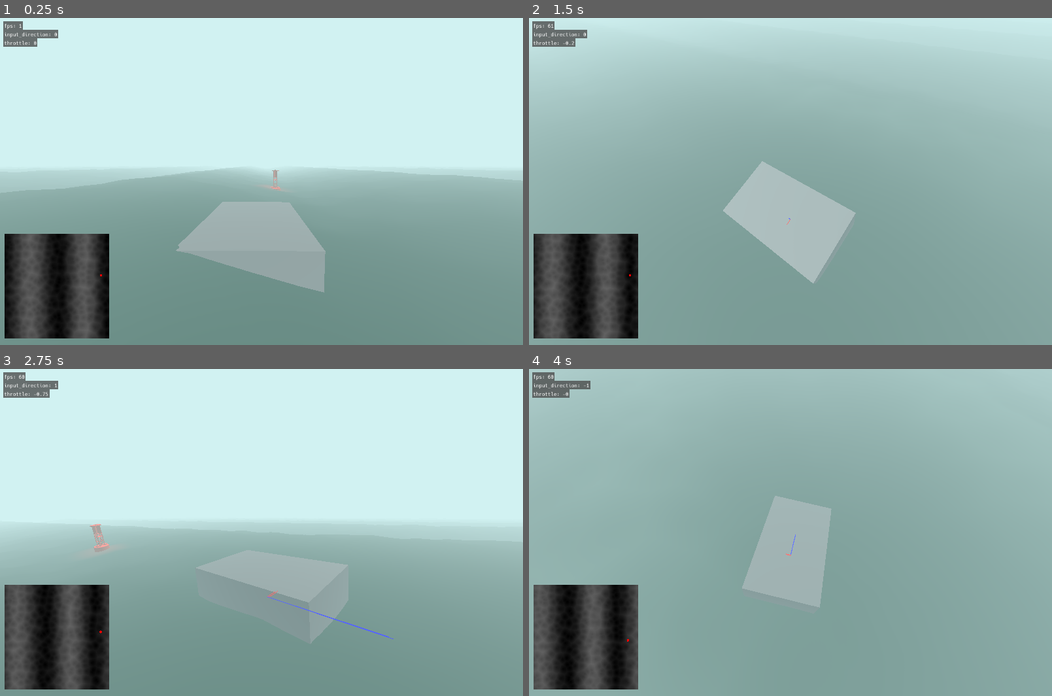
Above: before the commit, frames 1-4 (two rows, left to right).
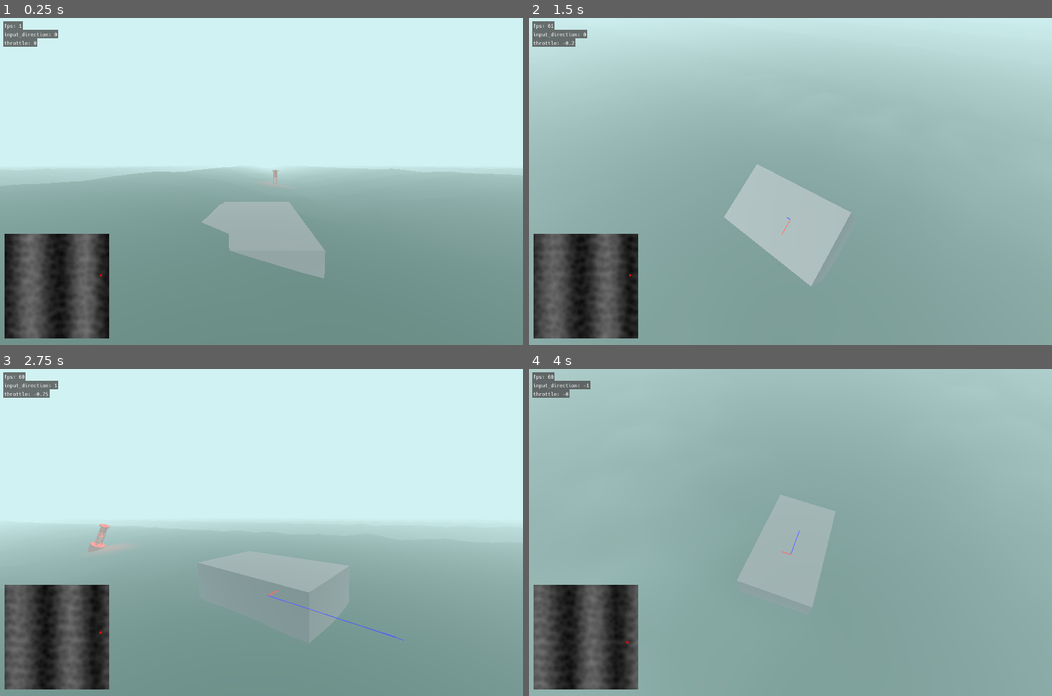
Above: after the commit, the same moments.

Repository: anthonyec/230904_godot_boat_game
Game: Godot game, scene res://main.tscn
The game is run twice, just before and just after one commit, with the same random seed, the same clock (stepped at 60 frames per second) and the same inputs.
Inputs (mouse positions are in pixels of both pictures, inside the frame that each line leads up to):
- Up to frame 1 (0.25 s): no input
- Up to frame 2 (1.5 s): tap Enter (ui_accept) at 0.5, 0.77, 1.25 s; move the mouse to (905, 165) at 0.52 s; hold D (turn_right) 0.53-1.28 s; move the mouse to (685, 197) at 1.27 s; hold Down (throttle_down) from 1.28 s (still down)
- Up to frame 3 (2.75 s): tap Enter (ui_accept) at 1.52 s; move the mouse to (313, 460) at 2.02 s; release Down (throttle_down) at 2.03 s; hold D (turn_right) from 2.03 s (still down)
- Up to frame 4 (4 s): move the mouse to (764, 597) at 2.77 s; release D (turn_right) at 2.78 s; hold Up (throttle_up) 2.78-3.53 s; tap Enter (ui_accept) at 3.02, 3.77 s; move the mouse to (947, 581) at 3.52 s; hold A (turn_left) from 3.53 s (still down)

The runs differ from the first frame. In frame 1, 2.0% of the frame differs, in the area x 9-92%, y 45-84%; in frame 2, 0.6%; in frame 3, 0.8%; in frame 4, 0.4%.

Commit message:
Add some fakey rope

Diff:
--- /dev/null
+++ b/debug_flags.gd
@@ -0,0 +1,7 @@
+class_name DebugFlags
+extends Object
+
+static var flags: Array[String] = ["rope"]
+
+static func is_enabled(flag: String) -> bool:
+	return flags.find(flag) != -1
--- /dev/null
+++ b/default_bus_layout.tres
@@ -0,0 +1,3 @@
+[gd_resource type="AudioBusLayout" format=3 uid="uid://bc5rmq4courkl"]
+
+[resource]
--- /dev/null
+++ b/deliveries.gd
@@ -0,0 +1,11 @@
+class_name Deliveries
+extends Node
+
+static var active: Array[Delivery] = []
+
+static func add(delivery: Delivery) -> void:
+	active.append(delivery)
+	pass
+
+static func remove(id: String) -> void:
+	pass
--- /dev/null
+++ b/delivery.gd
@@ -0,0 +1,5 @@
+class_name Delivery
+extends Resource
+
+@export var id: String
+@export var title: String
--- /dev/null
+++ b/entities/buoy/bell.gd
@@ -0,0 +1,13 @@
+extends Area3D
+
+func _on_body_entered(body: Node3D) -> void:
+	var bell = get_parent().get_node("RigidBody3D")
+	var velocity = bell.linear_velocity.length()
+	var volume = remap(velocity, 1, 5, -15, -6)
+	var params = SFX.Parameters.new()
+
+	params.pitch_scale = 1.7
+	params.max_distance = 150
+	params.volume_db = volume
+
+	SFX.play_attached_to_node("fog_bell_02", get_parent(), params)
--- /dev/null
+++ b/entities/buoy/buoy.tscn
@@ -0,0 +1,131 @@
+[gd_scene load_steps=10 format=3 uid="uid://cu8kgbo5oalxy"]
+
+[ext_resource type="Script" path="res://entities/buoyant_object/buoyancy.gd" id="1_df2h8"]
+[ext_resource type="Script" path="res://entities/buoy/bell.gd" id="2_bnshn"]
+[ext_resource type="Script" path="res://entities/buoyancy_probe/probe.gd" id="2_mfpcj"]
+[ext_resource type="PackedScene" uid="uid://c42yh8kckxtks" path="res://entities/buoy/buoy_1.tscn" id="3_f3mdg"]
+
+[sub_resource type="SphereShape3D" id="SphereShape3D_wgcjm"]
+radius = 0.2
+
+[sub_resource type="SphereShape3D" id="SphereShape3D_i78ew"]
+
+[sub_resource type="SphereMesh" id="SphereMesh_hylnw"]
+radius = 0.2
+height = 0.4
+
+[sub_resource type="StandardMaterial3D" id="StandardMaterial3D_skvv8"]
+no_depth_test = true
+
+[sub_resource type="CylinderShape3D" id="CylinderShape3D_ojem4"]
+height = 5.42086
+radius = 1.0404
+
+[node name="Buoy" type="RigidBody3D"]
+mass = 45.0
+script = ExtResource("1_df2h8")
+float_force = 35.0
+
+[node name="PinJoint3D" type="ConeTwistJoint3D" parent="."]
+transform = Transform3D(1, 0, 0, 0, 1, 0, 0, 0, 1, 0, 1.77071, 0.0048033)
+node_a = NodePath("..")
+node_b = NodePath("../RigidBody3D")
+
+[node name="RigidBody3D" type="RigidBody3D" parent="."]
+transform = Transform3D(1, 0, 0, 0, 1, 0, 0, 0, 1, 0, 0.768035, 0)
+collision_layer = 2
+collision_mask = 2
+
+[node name="CollisionShape3D" type="CollisionShape3D" parent="RigidBody3D"]
+shape = SubResource("SphereShape3D_wgcjm")
+
+[node name="Area3D" type="Area3D" parent="."]
+transform = Transform3D(1, 0, 0, 0, 1, 0, 0, 0, 1, 0, 0.766143, 0)
+collision_layer = 2
+collision_mask = 2
+script = ExtResource("2_bnshn")
+
+[node name="CollisionShape3D" type="CollisionShape3D" parent="Area3D"]
+shape = SubResource("SphereShape3D_i78ew")
+
+[node name="BuoyancyProbe2" type="Node3D" parent="."]
+transform = Transform3D(1.31552, -9.49338e-09, -3.02247e-10, 6.54999e-09, 1.31552, -2.31002e-08, -3.90758e-09, 3.50212e-08, 1.31552, -0.110349, -0.782314, 2.63167)
+script = ExtResource("2_mfpcj")
+
+[node name="MeshInstance3D" type="MeshInstance3D" parent="BuoyancyProbe2"]
+mesh = SubResource("SphereMesh_hylnw")
+surface_material_override/0 = SubResource("StandardMaterial3D_skvv8")
+
+[node name="BuoyancyProbe3" type="Node3D" parent="."]
+transform = Transform3D(1.31552, -9.49338e-09, -3.02247e-10, 6.54999e-09, 1.31552, -2.31002e-08, -3.90758e-09, 3.50212e-08, 1.31552, -0.110349, -0.782314, -2.80901)
+script = ExtResource("2_mfpcj")
+
+[node name="MeshInstance3D" type="MeshInstance3D" parent="BuoyancyProbe3"]
+mesh = SubResource("SphereMesh_hylnw")
+surface_material_override/0 = SubResource("StandardMaterial3D_skvv8")
+
+[node name="BuoyancyProbe4" type="Node3D" parent="."]
+transform = Transform3D(1.31552, -9.49338e-09, -3.02247e-10, 6.54999e-09, 1.31552, -2.31002e-08, -3.90758e-09, 3.50212e-08, 1.31552, -2.49409, -0.704231, -0.0569595)
+script = ExtResource("2_mfpcj")
+
+[node name="MeshInstance3D" type="MeshInstance3D" parent="BuoyancyProbe4"]
+transform = Transform3D(1, 6.1164e-18, 0, -5.21586e-17, 1, 0, 0, 0, 1, -0.230659, 0, 0)
+mesh = SubResource("SphereMesh_hylnw")
+surface_material_override/0 = SubResource("StandardMaterial3D_skvv8")
+
+[node name="BuoyancyProbe5" type="Node3D" parent="."]
+transform = Transform3D(1.31552, -9.49338e-09, -3.02247e-10, 6.54999e-09, 1.31552, -2.31002e-08, -3.90758e-09, 3.50212e-08, 1.31552, 2.68661, -0.782314, 0.155814)
+script = ExtResource("2_mfpcj")
+
+[node name="MeshInstance3D" type="MeshInstance3D" parent="BuoyancyProbe5"]
+mesh = SubResource("SphereMesh_hylnw")
+surface_material_override/0 = SubResource("StandardMaterial3D_skvv8")
+
+[node name="BuoyancyProbe6" type="Node3D" parent="."]
+transform = Transform3D(0.919898, 1.83969e-08, 0.940419, 6.54999e-09, 1.31552, -2.31002e-08, -0.940419, 3.12755e-08, 0.919898, 1.81602, -0.782314, 1.90818)
+script = ExtResource("2_mfpcj")
+
+[node name="MeshInstance3D" type="MeshInstance3D" parent="BuoyancyProbe6"]
+mesh = SubResource("SphereMesh_hylnw")
+surface_material_override/0 = SubResource("StandardMaterial3D_skvv8")
+
+[node name="BuoyancyProbe7" type="Node3D" parent="."]
+transform = Transform3D(0.919898, 1.83969e-08, 0.940419, 6.54999e-09, 1.31552, -2.31002e-08, -0.940419, 3.12755e-08, 0.919898, -2.07332, -0.782314, -1.8963)
+script = ExtResource("2_mfpcj")
+
+[node name="MeshInstance3D" type="MeshInstance3D" parent="BuoyancyProbe7"]
+mesh = SubResource("SphereMesh_hylnw")
+surface_material_override/0 = SubResource("StandardMaterial3D_skvv8")
+
+[node name="BuoyancyProbe8" type="Node3D" parent="."]
+transform = Transform3D(0.919898, 1.83969e-08, 0.940419, 6.54999e-09, 1.31552, -2.31002e-08, -0.940419, 3.12755e-08, 0.919898, -1.77283, -0.704231, 1.73217)
+script = ExtResource("2_mfpcj")
+
+[node name="MeshInstance3D" type="MeshInstance3D" parent="BuoyancyProbe8"]
+transform = Transform3D(1, 6.1164e-18, 0, -5.21586e-17, 1, 0, 0, 0, 1, -0.230659, 0, 0)
+mesh = SubResource("SphereMesh_hylnw")
+surface_material_override/0 = SubResource("StandardMaterial3D_skvv8")
+
+[node name="BuoyancyProbe9" type="Node3D" parent="."]
+transform = Transform3D(0.919898, 1.83969e-08, 0.940419, 6.54999e-09, 1.31552, -2.31002e-08, -0.940419, 3.12755e-08, 0.919898, 2.00195, -0.782314, -1.82255)
+script = ExtResource("2_mfpcj")
+
+[node name="MeshInstance3D" type="MeshInstance3D" parent="BuoyancyProbe9"]
+mesh = SubResource("SphereMesh_hylnw")
+surface_material_override/0 = SubResource("StandardMaterial3D_skvv8")
+
+[node name="buoy_2" parent="." instance=ExtResource("3_f3mdg")]
+transform = Transform3D(1, 0, 0, 0, 1, 0, 0, 0, 1, 0, -0.777632, 0)
+
+[node name="CollisionShape3D" type="CollisionShape3D" parent="."]
+transform = Transform3D(1, 0, 0, 0, 1, 0, 0, 0, 1, 0, 0.93457, 0)
+shape = SubResource("CylinderShape3D_ojem4")
+
+[node name="OmniLight3D" type="OmniLight3D" parent="."]
+transform = Transform3D(1, 0, 0, 0, 1, 0, 0, 0, 1, 0, 4.34343, 0)
+light_color = Color(1, 0, 0, 1)
+light_energy = 6.0
+omni_range = 6.891
+omni_attenuation = 0.466517
+
+[connection signal="body_entered" from="Area3D" to="Area3D" method="_on_body_entered"]
--- a/entities/ocean/ocean.gd
+++ b/entities/ocean/ocean.gd
@@ -9,8 +9,10 @@
 @export var debug: bool = false
 @export var wave_direction_1: Vector2 = Vector2(3, 3)
 @export var wave_direction_2: Vector2 = Vector2(0.5, 0.5)
-@export var wave_height_1: float = 1.5
-@export var wave_height_2: float = 1.5
+@export var wave_direction_3: Vector2 = Vector2(5, 0)
+@export var wave_height_1: float = 1
+@export var wave_height_2: float = 1
+@export var wave_height_3: float = 1
 
 @onready var simulation: SubViewport = $Simulation
 @onready var simulation_texture: ColorRect = $Simulation/Texture
@@ -26,6 +28,7 @@
 
 var wave_offset_1: Vector2
 var wave_offset_2: Vector2
+var wave_offset_3: Vector2
 
 func round_to_dec(num, digit):
 	return round(num * pow(10.0, digit)) / pow(10.0, digit)
@@ -55,11 +58,14 @@
 
 	simulation_material.set_shader_parameter("WaveOffset1", wave_offset_1)
 	simulation_material.set_shader_parameter("WaveOffset2", wave_offset_2)
+	simulation_material.set_shader_parameter("WaveOffset3", wave_offset_3)
 	simulation_material.set_shader_parameter("WaveHeightPercent1", wave_height_1 / max_wave_height)
 	simulation_material.set_shader_parameter("WaveHeightPercent2", wave_height_2 / max_wave_height)
+	simulation_material.set_shader_parameter("WaveHeightPercent3", wave_height_3 / max_wave_height)
 
 	wave_offset_1 += wave_direction_1 * 0.01 * delta
 	wave_offset_2 += wave_direction_2 * 0.01 * delta
+	wave_offset_3 += wave_direction_3 * 0.01 * delta
 
 func update_simulation_image() -> void:
 	if debug:
--- a/entities/ocean/ocean.tres
+++ b/entities/ocean/ocean.tres
@@ -13,6 +13,7 @@
 shader_parameter/WaveOffset2 = Vector2(0.05, -0.05)
 shader_parameter/WaveHeightPercent2 = 2.08165e-12
 shader_parameter/WaveHeightPercent3 = 2.08e-12
+shader_parameter/WaveOffset3 = Vector2(0, 0)
 shader_parameter/WaveHeightPercent4 = 0.3
 shader_parameter/Noise1 = ExtResource("3_ck6d2")
 shader_parameter/Noise2 = ExtResource("4_a4glt")
--- a/entities/ocean/plane.tres
+++ b/entities/ocean/plane.tres
@@ -128,7 +128,6 @@
 
 }
 "
-graph_offset = Vector2(-526.34, -158.365)
 varyings/simulation = "0,4"
 nodes/vertex/0/position = Vector2(760, -40)
 nodes/vertex/2/node = SubResource("VisualShaderNodeTexture2DParameter_ex0bm")
--- a/entities/ocean/simulation.tres
+++ b/entities/ocean/simulation.tres
@@ -102,7 +102,6 @@
 [sub_resource type="VisualShaderNodeFloatParameter" id="VisualShaderNodeFloatParameter_f6lgv"]
 parameter_name = "WaveHeightPercent3"
 default_value_enabled = true
-default_value = 2.08165e-12
 
 [sub_resource type="VisualShaderNodeUVFunc" id="VisualShaderNodeUVFunc_nijbc"]
 default_input_values = [1, Vector2(2, 5), 2, Vector2(0, 0)]
@@ -123,11 +122,6 @@
 
 [sub_resource type="VisualShaderNodeUVFunc" id="VisualShaderNodeUVFunc_khmpx"]
 
-[sub_resource type="VisualShaderNodeVectorOp" id="VisualShaderNodeVectorOp_wp6kj"]
-default_input_values = [0, Vector2(0, 0), 1, Vector2(0.05, 2.08165e-12)]
-op_type = 0
-operator = 2
-
 [sub_resource type="VisualShaderNodeFloatParameter" id="VisualShaderNodeFloatParameter_78f4h"]
 parameter_name = "WaveHeightPercent4"
 default_value_enabled = true
@@ -140,6 +134,11 @@
 [sub_resource type="VisualShaderNodeVectorOp" id="VisualShaderNodeVectorOp_v64oj"]
 default_input_values = [0, Quaternion(0, 0, 0, 0), 1, Quaternion(0, 0, 0, 0)]
 op_type = 2
+
+[sub_resource type="VisualShaderNodeVec2Parameter" id="VisualShaderNodeVec2Parameter_u448j"]
+parameter_name = "WaveOffset3"
+default_value_enabled = true
+default_value = Vector2(2.08165e-12, 2.08165e-12)
 
 [sub_resource type="VisualShaderNodeTexture" id="VisualShaderNodeTexture_l84dd"]
 output_port_for_preview = 0
@@ -160,7 +159,8 @@
 uniform sampler2D Noise2 : repeat_enable;
 uniform float WaveHeightPercent2 = 0.10000000149012;
 uniform sampler2D BigNoise1 : repeat_enable;
-uniform float WaveHeightPercent3 = 0.00000000000208;
+uniform float WaveHeightPercent3 = 0;
+uniform vec2 WaveOffset3 = vec2(0.000000, 0.000000);
 uniform sampler2D BigGradient1 : repeat_enable;
 uniform float WaveHeightPercent4 = 0.30000001192093;
 
@@ -252,14 +252,13 @@
 	vec4 n_out51p0 = n_out50p0 + n_out45p0;
 
 
-// VectorOp:58
-	vec2 n_in58p1 = vec2(0.05000, 0.00000);
-	vec2 n_out58p0 = vec2(n_out39p0) * n_in58p1;
+// Vector2Parameter:62
+	vec2 n_out62p0 = WaveOffset3;
 
 
 // UVFunc:57
 	vec2 n_in57p1 = vec2(1.00000, 1.00000);
-	vec2 n_out57p0 = n_out58p0 * n_in57p1 + UV;
+	vec2 n_out57p0 = n_out62p0 * n_in57p1 + UV;
 
 
 // UVFunc:56
@@ -291,7 +290,6 @@
 
 }
 "
-graph_offset = Vector2(-2289.28, 1964.3)
 mode = 1
 flags/light_only = false
 nodes/fragment/0/position = Vector2(-540, 940)
@@ -353,12 +351,12 @@
 nodes/fragment/56/position = Vector2(-3600, 3780)
 nodes/fragment/57/node = SubResource("VisualShaderNodeUVFunc_khmpx")
 nodes/fragment/57/position = Vector2(-4100, 3820)
-nodes/fragment/58/node = SubResource("VisualShaderNodeVectorOp_wp6kj")
-nodes/fragment/58/position = Vector2(-4400, 3800)
 nodes/fragment/59/node = SubResource("VisualShaderNodeFloatParameter_78f4h")
 nodes/fragment/59/position = Vector2(-2520, 3980)
 nodes/fragment/60/node = SubResource("VisualShaderNodeTexture2DParameter_4dovd")
 nodes/fragment/60/position = Vector2(-3660, 4180)
 nodes/fragment/61/node = SubResource("VisualShaderNodeVectorOp_v64oj")
 nodes/fragment/61/position = Vector2(-1040, 1040)
-nodes/fragment/connections = PackedInt32Array(8, 0, 7, 0, 27, 0, 7, 2, 29, 0, 28, 2, 13, 0, 28, 0, 35, 0, 36, 2, 38, 0, 37, 2, 39, 0, 35, 0, 37, 0, 45, 0, 7, 0, 47, 0, 46, 0, 47, 1, 28, 0, 49, 0, 48, 0, 49, 1, 47, 0, 50, 0, 49, 0, 50, 1, 33, 0, 8, 2, 34, 0, 13, 2, 31, 0, 30, 2, 25, 0, 30, 0, 45, 0, 51, 1, 50, 0, 51, 0, 52, 0, 45, 1, 53, 0, 37, 0, 36, 0, 53, 0, 58, 0, 57, 2, 60, 0, 55, 2, 55, 0, 54, 0, 59, 0, 54, 1, 56, 0, 55, 0, 57, 0, 56, 0, 39, 0, 58, 0, 54, 0, 61, 1, 51, 0, 61, 0, 61, 0, 0, 0)
+nodes/fragment/62/node = SubResource("VisualShaderNodeVec2Parameter_u448j")
+nodes/fragment/62/position = Vector2(-4720, 3980)
+nodes/fragment/connections = PackedInt32Array(8, 0, 7, 0, 27, 0, 7, 2, 29, 0, 28, 2, 13, 0, 28, 0, 35, 0, 36, 2, 38, 0, 37, 2, 39, 0, 35, 0, 37, 0, 45, 0, 7, 0, 47, 0, 46, 0, 47, 1, 28, 0, 49, 0, 48, 0, 49, 1, 47, 0, 50, 0, 49, 0, 50, 1, 33, 0, 8, 2, 34, 0, 13, 2, 31, 0, 30, 2, 25, 0, 30, 0, 45, 0, 51, 1, 50, 0, 51, 0, 52, 0, 45, 1, 53, 0, 37, 0, 36, 0, 53, 0, 60, 0, 55, 2, 55, 0, 54, 0, 59, 0, 54, 1, 56, 0, 55, 0, 57, 0, 56, 0, 54, 0, 61, 1, 51, 0, 61, 0, 61, 0, 0, 0, 62, 0, 57, 2)
--- /dev/null
+++ b/fog_particle.tres
@@ -0,0 +1,52 @@
+[gd_resource type="VisualShader" load_steps=7 format=3 uid="uid://8p8nrs0opqkg"]
+
+[sub_resource type="FastNoiseLite" id="FastNoiseLite_0v3wt"]
+
+[sub_resource type="NoiseTexture2D" id="NoiseTexture2D_j2lml"]
+noise = SubResource("FastNoiseLite_0v3wt")
+
+[sub_resource type="VisualShaderNodeTexture" id="VisualShaderNodeTexture_mv4ot"]
+texture = SubResource("NoiseTexture2D_j2lml")
+
+[sub_resource type="Gradient" id="Gradient_6325s"]
+offsets = PackedFloat32Array(0, 0.71828)
+colors = PackedColorArray(0.60933, 0.60933, 0.60933, 1, 0, 0, 0, 1)
+
+[sub_resource type="GradientTexture2D" id="GradientTexture2D_21v02"]
+gradient = SubResource("Gradient_6325s")
+fill = 1
+fill_from = Vector2(0.5, 0.5)
+
+[sub_resource type="VisualShaderNodeTexture" id="VisualShaderNodeTexture_oej70"]
+texture = SubResource("GradientTexture2D_21v02")
+
+[resource]
+code = "shader_type spatial;
+render_mode blend_mix, depth_draw_opaque, cull_back, diffuse_lambert, specular_schlick_ggx;
+
+uniform sampler2D tex_frg_2;
+uniform sampler2D tex_frg_3;
+
+
+
+void fragment() {
+// Texture2D:2
+	vec4 n_out2p0 = texture(tex_frg_2, UV);
+
+
+// Texture2D:3
+	vec4 n_out3p0 = texture(tex_frg_3, UV);
+
+
+// Output:0
+	ALBEDO = vec3(n_out2p0.xyz);
+	ALPHA = n_out3p0.x;
+
+
+}
+"
+nodes/fragment/2/node = SubResource("VisualShaderNodeTexture_mv4ot")
+nodes/fragment/2/position = Vector2(-760, 40)
+nodes/fragment/3/node = SubResource("VisualShaderNodeTexture_oej70")
+nodes/fragment/3/position = Vector2(-760, 500)
+nodes/fragment/connections = PackedInt32Array(2, 0, 0, 0, 3, 0, 0, 1)
--- /dev/null
+++ b/rope.gd
@@ -0,0 +1,57 @@
+class_name Rope
+extends Node
+
+@export var enabled: bool = true
+@export var rigid_body_a: RigidBody3D
+@export var rigid_body_b: RigidBody3D
+@export var attachment_point_a: Node3D
+@export var attachment_point_b: Node3D
+@export var max_length: float = 10
+
+# Use this to make the rope less "tight" causing objects to be pull harshly.
+# Technically the value is how long for the object to reach the desired point.
+@export var stretchiness: float = 5
+@export var strength_multipler_a: float = 0.3
+@export var strength_multipler_b: float = 1
+
+func _process(_delta: float) -> void:
+	if not enabled or not attachment_point_a or not attachment_point_b:
+		return
+
+	if DebugFlags.is_enabled("rope"):
+		DebugDraw.draw_line_3d(attachment_point_a.global_position, attachment_point_b.global_position, Color.BLACK)
+
+	var point_a = attachment_point_a.global_position
+	var point_b = attachment_point_b.global_position
+
+	var offset_a = point_a - rigid_body_a.global_position
+	var offset_b = point_b - rigid_body_b.global_position
+
+	var direction_a_to_b = point_a.direction_to(point_b)
+	var direction_b_to_a = point_b.direction_to(point_a)
+
+	var desired_point_a = point_b + direction_b_to_a.normalized() * max_length
+	var desired_point_b = point_a + direction_a_to_b.normalized() * max_length
+
+	var distance = point_a.distance_to(point_b)
+
+	# Point B force.
+	if distance > max_length:
+		var acceleration: float = distance / sqrt(stretchiness)
+
+		# Probably can caclulate it like this, by having specfic numbers is
+		# easier to tune right now.
+#		var strength_multipler: float = rigid_body_b.mass / rigid_body_a.mass
+
+		var force_a: float = rigid_body_a.mass * acceleration * strength_multipler_a
+		var force_b: float = rigid_body_b.mass * acceleration * strength_multipler_b
+
+		rigid_body_a.apply_force(direction_a_to_b * force_a, offset_a)
+		rigid_body_b.apply_force(direction_b_to_a * force_b, offset_b)
+
+		if DebugFlags.is_enabled("rope"):
+			DebugDraw.draw_cube(desired_point_a, 0.2, Color.BLUE)
+			DebugDraw.draw_ray_3d(point_a, direction_a_to_b, distance - max_length, Color.BLUE)
+
+			DebugDraw.draw_cube(desired_point_b, 0.2, Color.RED)
+			DebugDraw.draw_ray_3d(point_b, direction_b_to_a, distance - max_length, Color.RED)
--- /dev/null
+++ b/test.tres
@@ -0,0 +1,6 @@
+[gd_resource type="Resource" script_class="Delivery" load_steps=2 format=3 uid="uid://dg68utso01uhw"]
+
+[ext_resource type="Script" path="res://delivery.gd" id="1_kmff5"]
+
+[resource]
+script = ExtResource("1_kmff5")
